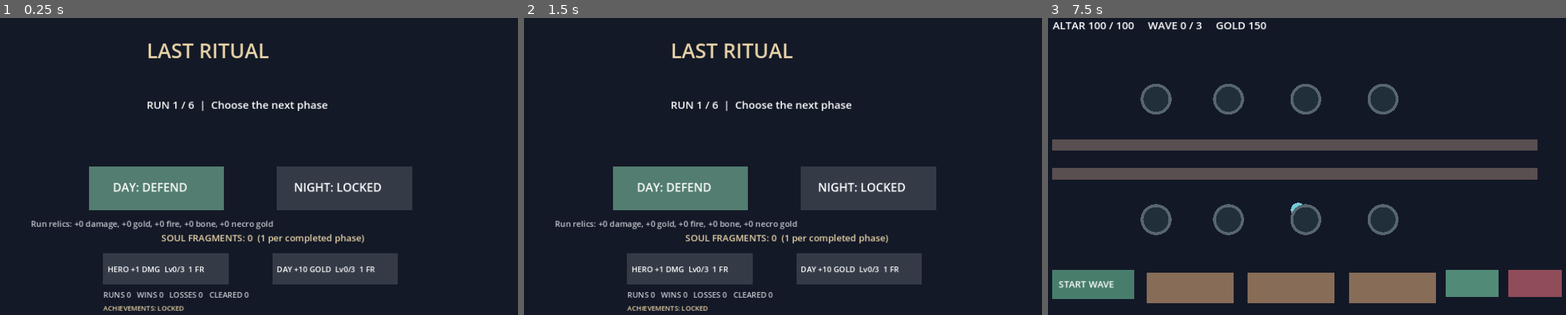
Above: before the commit, frames 1-3 (left to right).
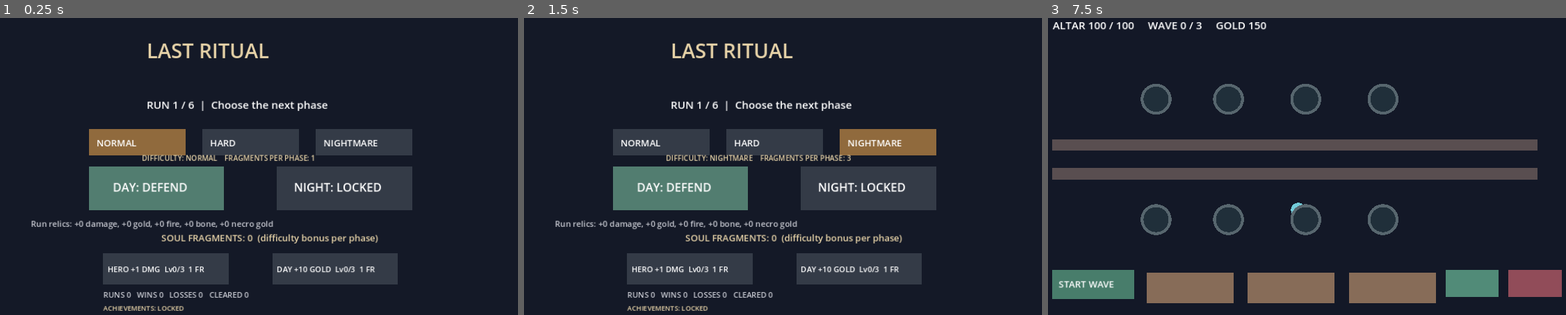
Above: after the commit, the same moments.

Repository: DoctorStrangeSH/Last-Ritual
Game: Godot game, scene res://scenes/run_loop.tscn
The game is run twice, just before and just after one commit, with the same random seed, the same clock (stepped at 60 frames per second) and the same inputs.
Inputs (mouse positions are in pixels of both pictures, inside the frame that each line leads up to):
- Up to frame 1 (0.25 s): no input
- Up to frame 2 (1.5 s): tap Enter at 0.5 s; move the mouse to (896, 148) at 0.52 s; hold Right (ui_right) 0.53-1.28 s; tap R at 0.6, 1.35 s; click (896, 148) at 0.67 s; tap Space at 1.25 s; move the mouse to (663, 178) at 1.27 s; hold Down (ui_down) from 1.28 s (still down)
- Up to frame 3 (7.5 s): tap Enter at 2, 3.5 s; move the mouse to (1353, 95) at 2.02 s; release Down (ui_down) at 2.03 s; hold Right (ui_right) 2.03-2.78 s; tap R every 0.75 s from 2.1 to 7.35 s; tap Space at 2.75, 4.25 s; move the mouse to (1270, 225) at 2.77 s; hold Up (ui_up) 2.78-3.53 s; click (1270, 225) at 2.92 s; move the mouse to (1467, 211) at 3.52 s; hold Left (ui_left) 3.53-5.03 s; move the mouse to (1130, 116) at 4.27 s; move the mouse to (1327, 163) at 5.02 s; hold Down (ui_down) 5.03-5.78 s; click (1327, 163) at 5.17 s; move the mouse to (1213, 86) at 5.77 s; hold Right (ui_right) 5.78-6.53 s; move the mouse to (1420, 148) at 6.52 s; hold Up (ui_up) 6.53-7.28 s; move the mouse to (1187, 178) at 7.27 s; hold Right (ui_right) from 7.28 s (still down); click (1187, 178) at 7.42 s

The runs differ from the first frame. In frame 1, 5.8% of the frame differs, in the area x 17-80%, y 37-76%; in frame 2, 5.8%; in frame 3, nothing differs.

Commit message:
feat(v5): select difficulty by mouse in hub and award bonus fragments

Diff:
--- a/scripts/run_loop.gd
+++ b/scripts/run_loop.gd
@@ -6,6 +6,9 @@
 var meta = META_SCRIPT.new()
 var phase := "hub" # hub, day, night, reward, victory, defeat
 var phase_count := 0
+var difficulty := 0 # 0 normal, 1 hard, 2 nightmare
+const DIFFICULTY_NAMES := ["NORMAL", "HARD", "NIGHTMARE"]
+const DIFFICULTY_BUTTONS := [Rect2(240, 252, 200, 55), Rect2(475, 252, 200, 55), Rect2(710, 252, 200, 55)]
 var completed_phases := 0
 var run_damage_bonus := 0
 var run_speed_bonus := 0.0
@@ -25,6 +28,13 @@
     meta.load_profile()
     queue_redraw()
 
+func set_difficulty(level: int) -> bool:
+    if phase != "hub" or phase_count != 0 or level < 0 or level > 2:
+        return false
+    difficulty = level
+    queue_redraw()
+    return true
+
 func expected_phase() -> String:
     return "day" if phase_count % 2 == 0 else "night"
 
@@ -38,6 +48,7 @@
         meta.save_profile()
     last_phase = kind
     active_game = TD_SCENE.instantiate() if kind == "day" else NIGHT_SCENE.instantiate()
+    active_game.difficulty = difficulty
     add_child(active_game)
     if kind == "day":
         active_game.coins += run_gold_bonus + meta.treasury_level * 10
@@ -63,7 +74,7 @@
     else:
         completed_phases += 1
         meta.record_phase_clear()
-        meta.award(1)
+        meta.award(1 + difficulty)
         phase_count += 1
         phase = "victory" if phase_count >= 6 else "reward"
         if phase == "victory":
@@ -110,6 +121,10 @@
         return
     var point: Vector2 = event.position
     if phase == "hub":
+        for i in range(DIFFICULTY_BUTTONS.size()):
+            if DIFFICULTY_BUTTONS[i].has_point(point) and set_difficulty(i):
+                get_viewport().set_input_as_handled()
+                return
         if META_HERO_BUTTON.has_point(point) and meta.buy_upgrade("hero"):
             meta.save_profile()
             queue_redraw()
@@ -143,6 +158,7 @@
         active_game = null
     phase = "hub"
     phase_count = 0
+    difficulty = 0
     completed_phases = 0
     run_damage_bonus = 0
     run_speed_bonus = 0.0
@@ -159,12 +175,16 @@
         "hub":
             draw_string(ThemeDB.fallback_font, Vector2(360, 210), "RUN %d / 6  |  Choose the next phase" % (phase_count + 1), HORIZONTAL_ALIGNMENT_LEFT, -1, 22, Color.WHITE)
             var next_phase := expected_phase()
+            for i in range(DIFFICULTY_BUTTONS.size()):
+                draw_rect(DIFFICULTY_BUTTONS[i], Color("#906a3d") if difficulty == i else Color("#343b47"))
+                draw_string(ThemeDB.fallback_font, DIFFICULTY_BUTTONS[i].position + Vector2(16, 36), DIFFICULTY_NAMES[i], HORIZONTAL_ALIGNMENT_LEFT, -1, 19, Color.WHITE)
+            draw_string(ThemeDB.fallback_font, Vector2(350, 318), "DIFFICULTY: %s    FRAGMENTS PER PHASE: %d" % [DIFFICULTY_NAMES[difficulty], 1 + difficulty], HORIZONTAL_ALIGNMENT_LEFT, -1, 15, Color("#e7d3a8"))
             draw_rect(DAY_BUTTON, Color("#527d70") if next_phase == "day" else Color("#343b47"))
             draw_rect(NIGHT_BUTTON, Color("#594d78") if next_phase == "night" else Color("#343b47"))
             draw_string(ThemeDB.fallback_font, Vector2(290, 382), "DAY: DEFEND" if next_phase == "day" else "DAY: COMPLETE", HORIZONTAL_ALIGNMENT_LEFT, -1, 24, Color.WHITE)
             draw_string(ThemeDB.fallback_font, Vector2(665, 382), "NIGHT: EXPLORE" if next_phase == "night" else "NIGHT: LOCKED", HORIZONTAL_ALIGNMENT_LEFT, -1, 24, Color.WHITE)
             draw_string(ThemeDB.fallback_font, Vector2(120, 455), "Run relics: +%d damage, +%d gold, +%d fire, +%d bone, +%d necro gold" % [run_damage_bonus, run_gold_bonus, run_fire_bonus, run_bone_tower_bonus, run_necro_kill_bonus], HORIZONTAL_ALIGNMENT_LEFT, -1, 17, Color("#c7c9d1"))
-            draw_string(ThemeDB.fallback_font, Vector2(390, 485), "SOUL FRAGMENTS: %d  (1 per completed phase)" % meta.fragments, HORIZONTAL_ALIGNMENT_LEFT, -1, 19, Color("#e7d3a8"))
+            draw_string(ThemeDB.fallback_font, Vector2(390, 485), "SOUL FRAGMENTS: %d  (difficulty bonus per phase)" % meta.fragments, HORIZONTAL_ALIGNMENT_LEFT, -1, 19, Color("#e7d3a8"))
             draw_string(ThemeDB.fallback_font, Vector2(270, 602), "RUNS %d   WINS %d   LOSSES %d   CLEARED %d" % [meta.runs_started, meta.runs_won, meta.runs_lost, meta.phases_cleared], HORIZONTAL_ALIGNMENT_LEFT, -1, 16, Color("#c7c9d1"))
             var badges := []
             if meta.achievement_unlocked("first_steps"):
